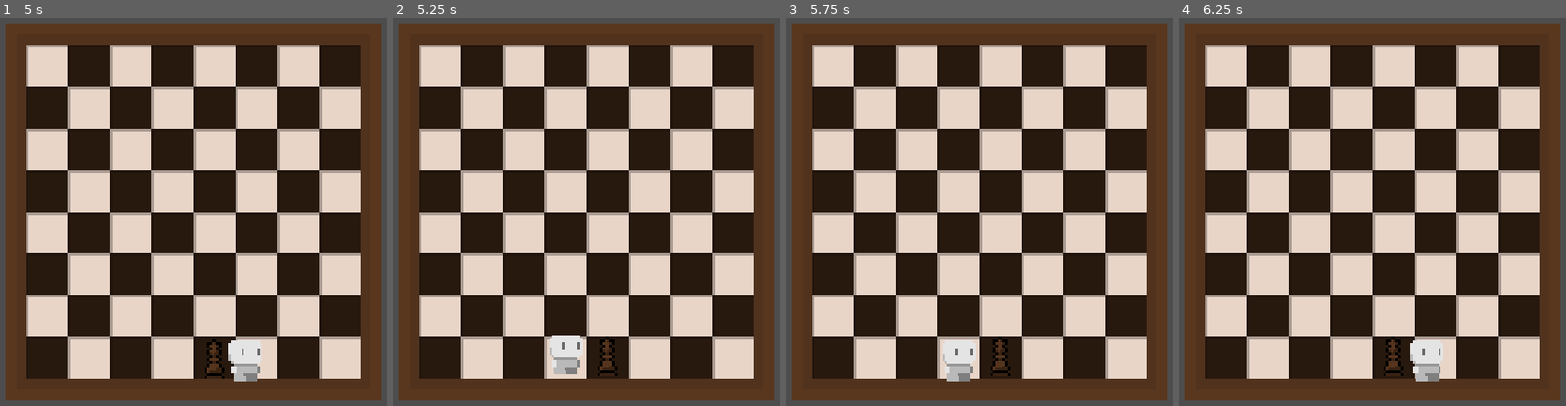
Above: before the commit, frames 1-4 (left to right).
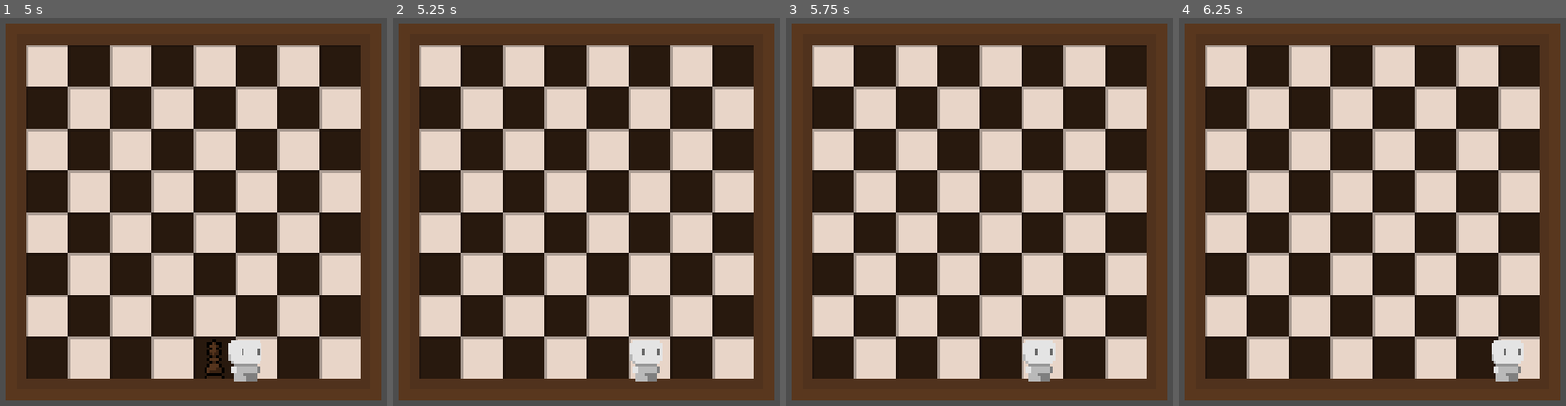
Above: after the commit, the same moments.

Repository: rs-code-hk/chess_gone_rogue
Game: Godot game, scene res://Scenes/title_screen.tscn
Two runs of this game, one before a commit and one after it. Both use one fixed random seed, a clock stepped at 60 frames per second and the inputs below.
Inputs:
- Up to frame 1 (5 s): click "Start" at 0.5 s; tap Enter (ui_accept) at 1.25, 1.52, 2.27, 3.5, 3.77, 4.52 s; tap A (a) at 1.35, 3.8, 4.35 s; tap D (d) at 1.55, 2.1, 4.55 s; tap S (s) at 2.3, 2.85 s; tap W (w) at 3.05, 3.6 s
- Up to frame 2 (5.25 s): tap J (attack) at 5.1 s
- Up to frame 3 (5.75 s): tap Enter (ui_accept) at 5.27 s; tap S (s) at 5.3 s
- Up to frame 4 (6.25 s): tap D (d) at 5.85 s; tap W (w) at 6.05 s

Frame 1 is identical in both runs. In frame 2, 1.8% of the frame differs, in the area x 40-70%, y 81-94%; in frame 3, 1.8%, in the area x 40-70%, y 82-94%; in frame 4, 1.8%.

Commit message:
Enemy Killing

Diff:
--- a/chess-gone-rogue/Scenes/event_bus.gd
+++ b/chess-gone-rogue/Scenes/event_bus.gd
@@ -1,6 +1,7 @@
 extends Node
 
 signal hit_enemy(enemy)
+signal enemyDied
 
 # Called when the node enters the scene tree for the first time.
 func _ready() -> void:
--- a/chess-gone-rogue/Scenes/king_enemy.gd
+++ b/chess-gone-rogue/Scenes/king_enemy.gd
@@ -17,11 +17,9 @@
 		simPosition.y += range_int_y
 
 		if int(simPosition.x) not in Array(range(0, 8)):
-			print("running X")
 			continue
 
 		if int(simPosition.y) not in Array(range(0, 8)):
-			print("running Y")
 			continue
 
 		#moving it by 16 pixals in any direction moves it on spuare that way
@@ -38,4 +36,5 @@
 
 func tryDelete(inEnemy) -> void:
 	if get_node("./hit box") == inEnemy:
+		EventBus.enemyDied.emit()
 		queue_free()
--- a/chess-gone-rogue/Scenes/player_movement.gd
+++ b/chess-gone-rogue/Scenes/player_movement.gd
@@ -5,6 +5,8 @@
 @onready var attack_left: RayCast2D = $AttackLeft
 @onready var attack_right: RayCast2D = $AttackRight
 @onready var texture: AnimatedSprite2D = $AnimatedSprite2D
+
+signal enemyDied
 
 const SPEED = 100.0
 const FRICTION:float = 0.03
@@ -27,19 +29,27 @@
 var iFrames = 0
 var health = 3
 var notAttacked = true
+var enemiesLeft = 1
+
+func reduceEnemy() -> void:
+	enemiesLeft -= 1
+
+func _ready() -> void:
+	EventBus.enemyDied.connect(reduceEnemy)
 
 func getInputs() -> Vector2:
 	return Vector2(Input.get_axis("a", "d"), Input.get_axis("w", "s"))
 
 func _physics_process(delta: float) -> void:
 	# Check getting hit
-	if ray_cast_left.get_collider() == get_node(KING_PATH) or ray_cast_right.get_collider() == get_node(KING_PATH):
-		if iFrames <= 0:
-			print("Hit!")
-			iFrames = MAX_I_FRAMES
-			health -= 1
-			if health == 0:
-				get_tree().reload_current_scene()
+	if enemiesLeft > 0:
+		if ray_cast_left.get_collider() == get_node(KING_PATH) or ray_cast_right.get_collider() == get_node(KING_PATH):
+			if iFrames <= 0:
+				print("Hit!")
+				iFrames = MAX_I_FRAMES
+				health -= 1
+				if health == 0:
+					get_tree().reload_current_scene()
 
 	# Get movement
 	var direction = getInputs()
